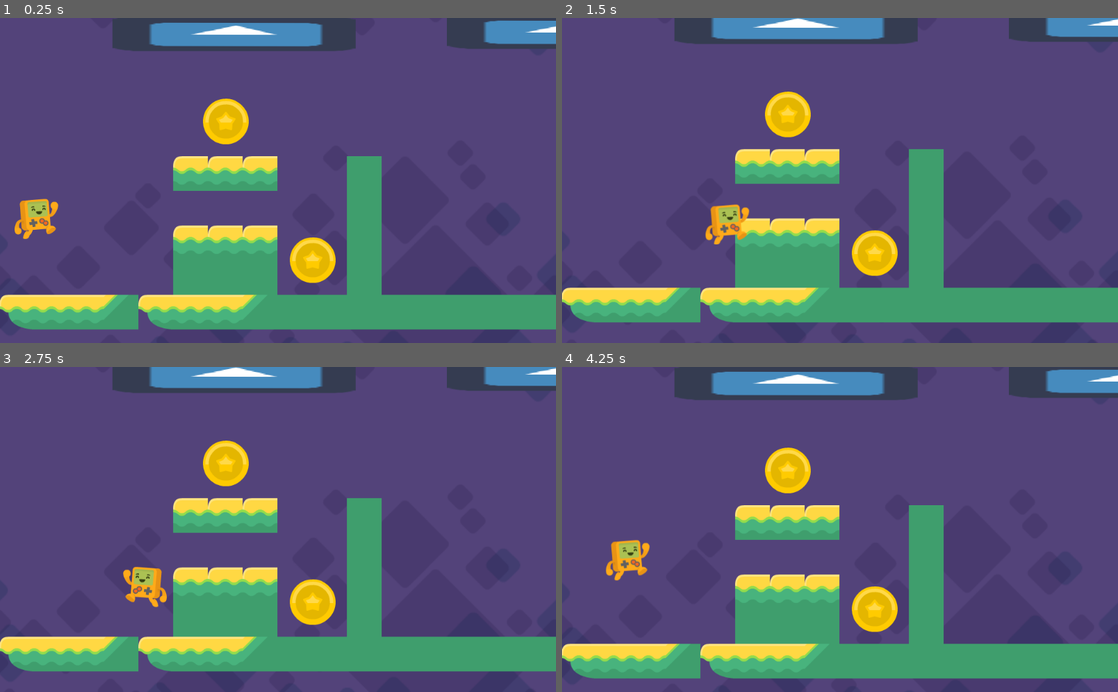
Above: before the commit, frames 1-4 (two rows, left to right).
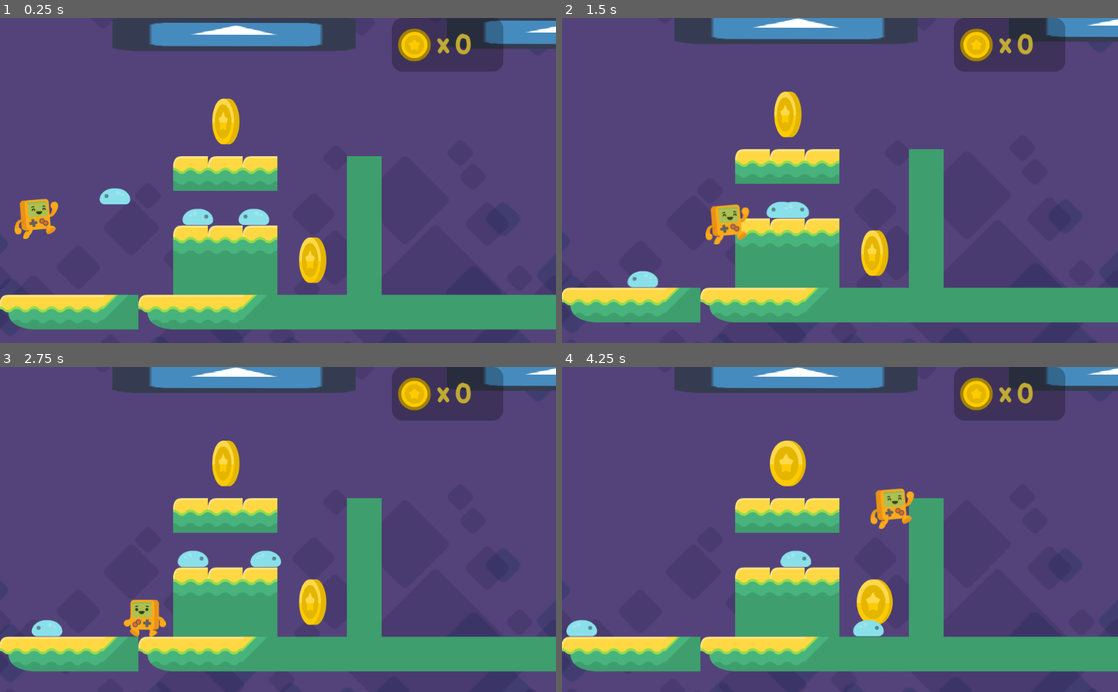
Above: after the commit, the same moments.

Repository: LukeDefeo/godot-borncg2d-tutorial
Game: Godot game, scene res://level1.tscn
Two runs of this game, one before a commit and one after it. Both use one fixed random seed, a clock stepped at 60 frames per second and the inputs below. The engine's default icon, where the game draws it, is replaced by a stand-in: a white triangle on a blue panel in a dark square.
Inputs (mouse positions are in pixels of both pictures, inside the frame that each line leads up to):
- Up to frame 1 (0.25 s): no input
- Up to frame 2 (1.5 s): move the mouse to (962, 164) at 0.52 s; hold Right (right) from 0.53 s (still down); tap Up (jump) at 0.6, 0.77, 1.07 s; move the mouse to (728, 196) at 1.27 s; click (728, 196) at 1.35 s
- Up to frame 3 (2.75 s): tap Up (jump) at 1.52, 1.55, 1.82, 2.1 s; move the mouse to (333, 458) at 2.02 s; release Right (right) at 2.03 s; hold A (left) from 2.03 s (still down)
- Up to frame 4 (4.25 s): move the mouse to (812, 594) at 2.77 s; release A (left) at 2.78 s; hold Right (right) from 2.78 s (still down); click (812, 594) at 2.85 s; tap Up (jump) at 3.02, 3.05, 3.32, 3.6, 3.77, 4.07 s; move the mouse to (1006, 578) at 3.52 s

The runs differ from the first frame. In frame 1, 4.5% of the frame differs, in the area x 17-91%, y 0-82%; in frame 2, 4.5%; in frame 3, 5.8%; in frame 4, 18%, in the area x 0-100%, y 0-96%.

Commit message:
added enenmy and cliff detection

Diff:
--- a/Coin.gd
+++ b/Coin.gd
@@ -1,11 +1,10 @@
 extends Area2D
+signal coin_collected
 
 func _on_Coin_body_entered(body):
+	emit_signal("coin_collected")
+	$CollisionShape2D.set_deferred("disabled", true)
 	$AnimationPlayer.play("bounce")
-	body.add_coin()
-
-
-
 
 func _on_AnimationPlayer_animation_finished(anim_name):
 	queue_free()
--- a/Coin.tscn
+++ b/Coin.tscn
@@ -57,7 +57,7 @@
 
 [node name="AnimatedSprite" type="AnimatedSprite" parent="."]
 frames = SubResource( 1 )
-frame = 2
+frame = 1
 playing = true
 
 [node name="AnimationPlayer" type="AnimationPlayer" parent="."]
--- /dev/null
+++ b/Enemy.gd
@@ -0,0 +1,28 @@
+extends KinematicBody2D
+
+enum Direction {LEFT = -1, RIGHT = 1}
+
+export var direction = Direction.LEFT
+export var detect_cliffs = true
+var velocity = Vector2(0,0)
+var terminal_velocity =  500
+
+func _ready():
+	if direction == Direction.RIGHT:
+		$AnimatedSprite.flip_h = true
+
+	$Floorchecker.enabled = detect_cliffs
+	$Floorchecker.position.x = $CollisionShape2D.shape.get_extents().y * direction
+
+func _physics_process(delta):
+
+	if is_on_wall() or (detect_cliffs and not  $Floorchecker.is_colliding() and is_on_floor()):
+		direction = direction * -1
+		$AnimatedSprite.flip_h = not $AnimatedSprite.flip_h
+
+		$Floorchecker.position.x = $CollisionShape2D.shape.get_extents().y * direction
+
+
+	velocity.y = min(terminal_velocity, velocity.y + 20)
+	velocity.x = 50 * direction
+	move_and_slide(velocity, Vector2.UP)
--- /dev/null
+++ b/Enemy.tscn
@@ -0,0 +1,36 @@
+[gd_scene load_steps=6 format=2]
+
+[ext_resource path="res://Enemy.gd" type="Script" id=1]
+[ext_resource path="res://assets/enemies/slimeBlue.png" type="Texture" id=2]
+[ext_resource path="res://assets/enemies/slimeBlue_blue.png" type="Texture" id=3]
+
+[sub_resource type="SpriteFrames" id=1]
+animations = [ {
+"frames": [ ExtResource( 2 ), ExtResource( 3 ) ],
+"loop": true,
+"name": "default",
+"speed": 5.0
+} ]
+
+[sub_resource type="RectangleShape2D" id=2]
+extents = Vector2( 15, 24.995 )
+
+[node name="Enemy" type="KinematicBody2D"]
+collision_layer = 16
+collision_mask = 35
+script = ExtResource( 1 )
+
+[node name="AnimatedSprite" type="AnimatedSprite" parent="."]
+frames = SubResource( 1 )
+playing = true
+
+[node name="CollisionShape2D" type="CollisionShape2D" parent="."]
+position = Vector2( -0.00564623, 3.00942 )
+rotation = -1.57155
+shape = SubResource( 2 )
+
+[node name="Floorchecker" type="RayCast2D" parent="."]
+position = Vector2( 23, 7 )
+enabled = true
+cast_to = Vector2( 0, 20 )
+collision_mask = 2
--- /dev/null
+++ b/HUD.gd
@@ -0,0 +1,4 @@
+extends CanvasLayer
+
+func update_coins(coins: int):
+	$Panel/coins.text = str(coins)
--- /dev/null
+++ b/HUD.tscn
@@ -0,0 +1,65 @@
+[gd_scene load_steps=6 format=2]
+
+[ext_resource path="res://HUD.gd" type="Script" id=1]
+[ext_resource path="res://assets/fonts/BalsamiqSans-Bold.ttf" type="DynamicFontData" id=2]
+[ext_resource path="res://assets/HUD/coin_gold.png" type="Texture" id=3]
+
+[sub_resource type="StyleBoxFlat" id=1]
+bg_color = Color( 0, 0, 0, 0.254902 )
+border_color = Color( 0.0392157, 0.00392157, 0.00392157, 0.494118 )
+corner_radius_top_left = 20
+corner_radius_top_right = 20
+corner_radius_bottom_right = 20
+corner_radius_bottom_left = 20
+
+[sub_resource type="DynamicFont" id=2]
+size = 52
+font_data = ExtResource( 2 )
+
+[node name="HUD" type="CanvasLayer"]
+script = ExtResource( 1 )
+
+[node name="Panel" type="Panel" parent="."]
+anchor_left = 0.705
+anchor_right = 0.905
+margin_bottom = 99.0
+custom_styles/panel = SubResource( 1 )
+__meta__ = {
+"_edit_use_anchors_": false
+}
+
+[node name="x" type="Label" parent="Panel"]
+margin_left = 83.0
+margin_top = 18.0
+margin_right = 106.0
+margin_bottom = 81.0
+rect_pivot_offset = Vector2( 11, 33 )
+custom_colors/font_color = Color( 0.756863, 0.670588, 0.207843, 1 )
+custom_fonts/font = SubResource( 2 )
+text = "x"
+__meta__ = {
+"_edit_use_anchors_": false
+}
+
+[node name="coins" type="Label" parent="Panel"]
+margin_left = 115.0
+margin_top = 20.0
+margin_right = 177.0
+margin_bottom = 83.0
+rect_pivot_offset = Vector2( 11, 33 )
+custom_colors/font_color = Color( 0.756863, 0.670588, 0.207843, 1 )
+custom_fonts/font = SubResource( 2 )
+text = "0"
+__meta__ = {
+"_edit_use_anchors_": false
+}
+
+[node name="coin" type="TextureRect" parent="Panel"]
+margin_left = 11.0
+margin_top = 19.0
+margin_right = 72.0
+margin_bottom = 80.0
+texture = ExtResource( 3 )
+__meta__ = {
+"_edit_use_anchors_": false
+}
--- a/Player.gd
+++ b/Player.gd
@@ -10,8 +10,11 @@
 
 # Called when the node enters the scene tree for the first time.
 func _ready():
-	pass # Replace with function body.
+	for child in get_owner().get_node("Coins").get_children():
+		child.connect("coin_collected", self, "add_coin")
 
+
+var coins_collected = 0
 var velocity = Vector2(0,0)
 
 func _physics_process(delta):
@@ -41,16 +44,13 @@
 	velocity.x = lerp(velocity.x,0,0.2)
 
 
-#func _process(delta):
-#	pass
-
-
 func _on_Fallzone_body_entered(body):
 	get_tree().change_scene("res://level1.tscn")
 
 
-var coins_collected = 0
+
 func add_coin():
 	coins_collected += 1
+	$HUD.update_coins(coins_collected)
 	if coins_collected == 2:
 		get_tree().change_scene("res://level1.tscn")
--- a/Player.tscn
+++ b/Player.tscn
@@ -1,7 +1,8 @@
-[gd_scene load_steps=4 format=2]
+[gd_scene load_steps=5 format=2]
 
 [ext_resource path="res://player_spriteframes.tres" type="SpriteFrames" id=1]
 [ext_resource path="res://Player.gd" type="Script" id=2]
+[ext_resource path="res://HUD.tscn" type="PackedScene" id=3]
 
 [sub_resource type="CapsuleShape2D" id=1]
 radius = 27.0
@@ -21,3 +22,5 @@
 [node name="CollisionShape2D" type="CollisionShape2D" parent="."]
 position = Vector2( 0, 15 )
 shape = SubResource( 1 )
+
+[node name="HUD" parent="." instance=ExtResource( 3 )]
--- a/level1.tscn
+++ b/level1.tscn
@@ -10,6 +10,7 @@
 [ext_resource path="res://assets/background/set2_background.png" type="Texture" id=8]
 [ext_resource path="res://assets/background/set2_tiles.png" type="Texture" id=9]
 [ext_resource path="res://Coin.tscn" type="PackedScene" id=10]
+[ext_resource path="res://Enemy.tscn" type="PackedScene" id=11]
 
 [sub_resource type="TileSet" id=3]
 0/name = "tileYellow_04.png 0"
@@ -74,17 +75,21 @@
 position = Vector2( -1, 0 )
 tile_set = ExtResource( 6 )
 collision_layer = 2
-collision_mask = 49
+collision_mask = 33
 format = 1
 tile_data = PoolIntArray( 196618, 0, 0, 327679, 0, 0, 262154, 0, 0, 393214, 0, 0, 393215, 0, 0, 327690, 0, 0, 458750, 0 …(707 unchanged characters)…
 
 [node name="TileMapNoCollision" type="TileMap" parent="."]
 position = Vector2( -1, 0 )
 tile_set = SubResource( 3 )
+collision_layer = 0
+collision_mask = 0
 format = 1
 tile_data = PoolIntArray( 196613, 1, 0, 196614, 1, 0, 196615, 1, 0, 327685, 1, 0, 327686, 1, 0, 327687, 1, 0, 393221, 0, 0, 393222, 0, 0, 393223, 0, 0 )
 
 [node name="StaticBody2D" type="StaticBody2D" parent="TileMapNoCollision"]
+collision_layer = 2
+collision_mask = 17
 
 [node name="One way Collision shape" type="CollisionShape2D" parent="TileMapNoCollision/StaticBody2D"]
 position = Vector2( 417, 224 )
@@ -161,16 +166,10 @@
 position = Vector2( 1376, 832 )
 shape = SubResource( 6 )
 
-[node name="Coin" parent="." instance=ExtResource( 10 )]
-position = Vector2( 416, 128 )
-
-[node name="Coin2" parent="." instance=ExtResource( 10 )]
-position = Vector2( 576, 384 )
-
-[node name="Player2" parent="." instance=ExtResource( 2 )]
+[node name="Player" parent="." instance=ExtResource( 2 )]
 position = Vector2( 67, 237 )
 
-[node name="Camera2D" type="Camera2D" parent="Player2"]
+[node name="Camera2D" type="Camera2D" parent="Player"]
 current = true
 limit_left = 0
 limit_bottom = 800
@@ -183,4 +182,25 @@
 editor_draw_limits = true
 editor_draw_drag_margin = true
 
-[connection signal="body_entered" from="Fallzone" to="Player2" method="_on_Fallzone_body_entered"]
+[node name="Coins" type="Node2D" parent="."]
+
+[node name="Coin" parent="Coins" instance=ExtResource( 10 )]
+position = Vector2( 416, 128 )
+
+[node name="Coin2" parent="Coins" instance=ExtResource( 10 )]
+position = Vector2( 576, 384 )
+
+[node name="Enemies" type="Node2D" parent="."]
+
+[node name="Enemy1" parent="Enemies" instance=ExtResource( 11 )]
+position = Vector2( 224, 224 )
+
+[node name="Enemy2" parent="Enemies" instance=ExtResource( 11 )]
+position = Vector2( 480, 288 )
+
+[node name="Enemy3" parent="Enemies" instance=ExtResource( 11 )]
+position = Vector2( 352, 288 )
+direction = 1
+detect_cliffs = false
+
+[connection signal="body_entered" from="Fallzone" to="Player" method="_on_Fallzone_body_entered"]
--- a/player_spriteframes.tres
+++ b/player_spriteframes.tres
@@ -1,12 +1,12 @@
 [gd_resource type="SpriteFrames" load_steps=8 format=2]
 
-[ext_resource path="res://assets/platformChar_idle.png" type="Texture" id=1]
-[ext_resource path="res://assets/platformChar_duck.png" type="Texture" id=2]
-[ext_resource path="res://assets/platformChar_walk2.png" type="Texture" id=3]
-[ext_resource path="res://assets/platformChar_walk1.png" type="Texture" id=4]
-[ext_resource path="res://assets/platformChar_climb1.png" type="Texture" id=5]
-[ext_resource path="res://assets/platformChar_jump.png" type="Texture" id=6]
-[ext_resource path="res://assets/platformChar_climb2.png" type="Texture" id=7]
+[ext_resource path="res://assets/player/platformChar_idle.png" type="Texture" id=1]
+[ext_resource path="res://assets/player/platformChar_duck.png" type="Texture" id=2]
+[ext_resource path="res://assets/player/platformChar_walk2.png" type="Texture" id=3]
+[ext_resource path="res://assets/player/platformChar_walk1.png" type="Texture" id=4]
+[ext_resource path="res://assets/player/platformChar_climb1.png" type="Texture" id=5]
+[ext_resource path="res://assets/player/platformChar_jump.png" type="Texture" id=6]
+[ext_resource path="res://assets/player/platformChar_climb2.png" type="Texture" id=7]
 
 [resource]
 animations = [ {
Binary file added: assets/enemies/slimeBlue.png
Not shown, added: assets/enemies/slimeBlue.png.import
Binary file added: assets/enemies/slimeBlue_blue.png
Not shown, changed: assets/enemies/slimeBlue_blue.png.import
Binary file added: assets/enemies/slimeBlue_squashed.png
Not shown, changed: assets/enemies/slimeBlue_squashed.png.import
Renamed: assets/platformChar_climb1.png -> assets/player/platformChar_climb1.png
Not shown, changed: assets/player/platformChar_climb1.png.import
Renamed: assets/platformChar_climb2.png -> assets/player/platformChar_climb2.png
Not shown, changed: assets/player/platformChar_climb2.png.import
Renamed: assets/platformChar_duck.png -> assets/player/platformChar_duck.png
Not shown, changed: assets/player/platformChar_duck.png.import
(and 11 more such lines)
